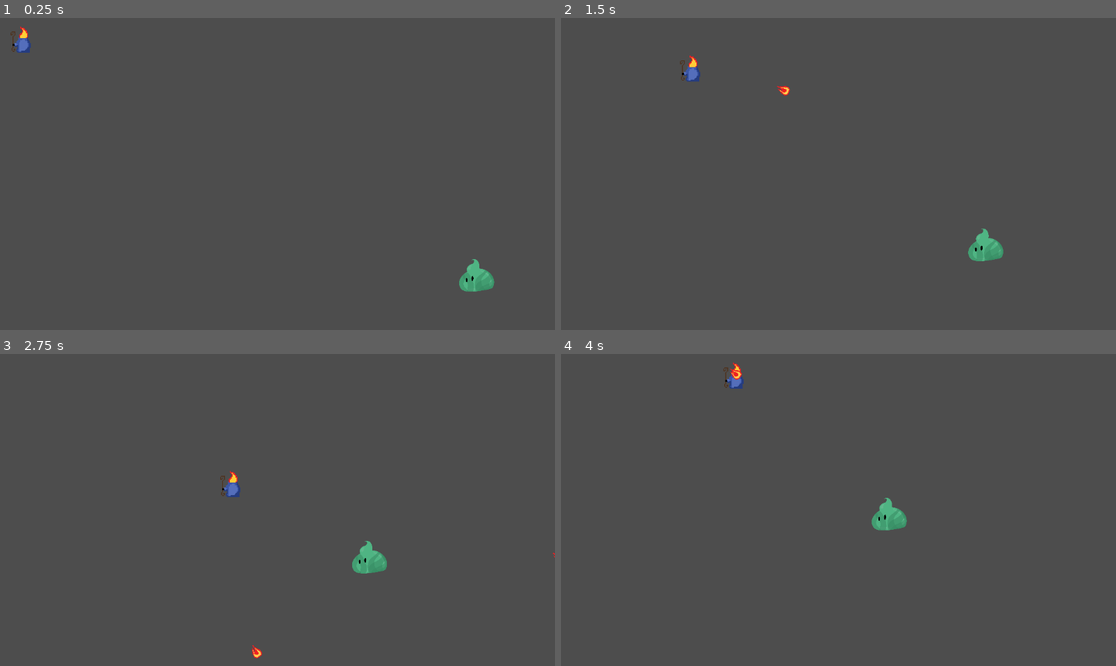
Above: before the commit, frames 1-4 (two rows, left to right).
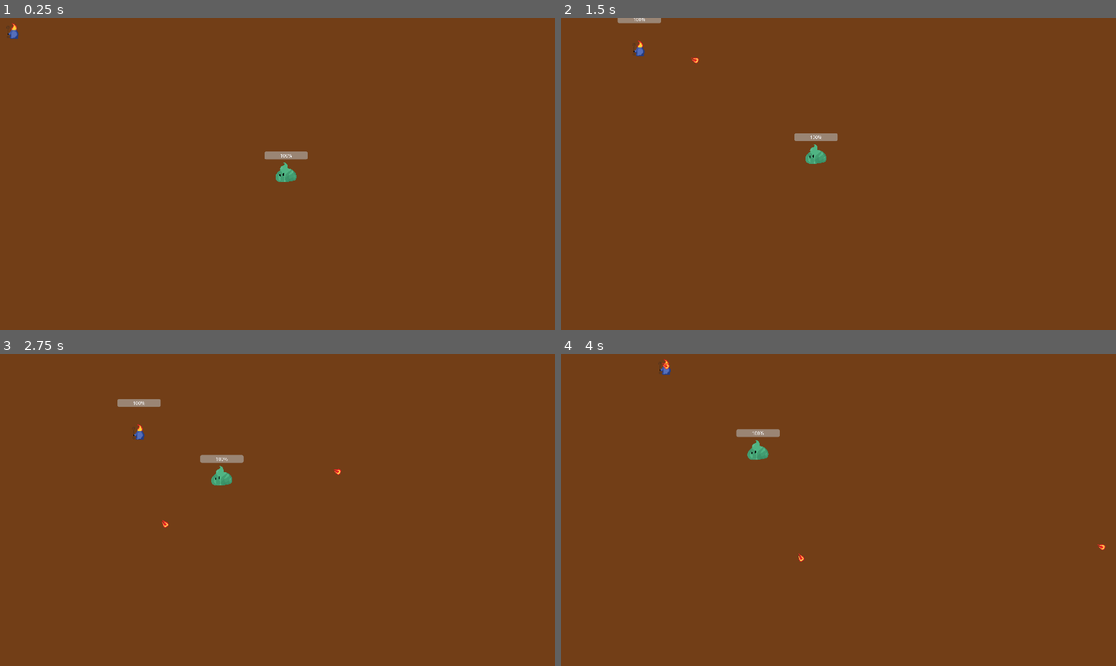
Above: after the commit, the same moments.

Repository: nikiTomov01/wizardGodot
Game: Godot game, scene res://scenes/main.tscn
The game is run twice, just before and just after one commit, with the same random seed, the same clock (stepped at 60 frames per second) and the same inputs.
Inputs (mouse positions are in pixels of both pictures, inside the frame that each line leads up to):
- Up to frame 1 (0.25 s): no input
- Up to frame 2 (1.5 s): move the mouse to (960, 158) at 0.52 s; hold D (move_right) 0.53-1.28 s; move the mouse to (727, 189) at 1.27 s; hold S (move_down) from 1.28 s (still down)
- Up to frame 3 (2.75 s): move the mouse to (333, 441) at 2.02 s; release S (move_down) at 2.03 s; hold D (move_right) from 2.03 s (still down)
- Up to frame 4 (4 s): move the mouse to (810, 572) at 2.77 s; release D (move_right) at 2.78 s; hold W (move_up) 2.78-3.53 s; move the mouse to (1005, 556) at 3.52 s; hold A (move_left) from 3.53 s (still down)

The runs differ from the first frame. In frame 1, 100% of the frame differs, in the area x 0-100%, y 0-100%; in frame 2, 100%; in frame 3, 100%; in frame 4, 100%.

Commit message:
Added progress bars which can be used for different stats -> hp, mana, exp, etc.. updated project settings

Diff:
--- a/bullet.gd
+++ b/bullet.gd
@@ -10,6 +10,6 @@
 
 
 func _on_body_entered(body: Node2D):
-	if body.has_method("take_damage"):
-		body.take_damage(dmg)
+	if body.has_method("updateStatus"):
+		body.updateStatus(dmg)
 		queue_free()
--- a/project.godot
+++ b/project.godot
@@ -14,6 +14,11 @@
 run/main_scene="uid://ct0bkr71eavwq"
 config/features=PackedStringArray("4.6", "Forward Plus")
 config/icon="res://icon.svg"
+
+[display]
+
+window/size/viewport_width=1920
+window/size/viewport_height=1080
 
 [input]
 
@@ -46,3 +51,4 @@
 
 textures/canvas_textures/default_texture_filter=0
 rendering_device/driver.windows="d3d12"
+environment/defaults/default_clear_color=Color(0.44601262, 0.2422907, 0.09132848, 1)
--- a/scenes/enemy.tscn
+++ b/scenes/enemy.tscn
@@ -2,6 +2,8 @@
 
 [ext_resource type="Texture2D" uid="uid://cwo0t6bbyw8kl" path="res://assets/enemies/normalSlime.png" id="1_7p1mj"]
 [ext_resource type="Script" uid="uid://5syov7xfcr5t" path="res://scripts/enemy.gd" id="1_md0e3"]
+[ext_resource type="PackedScene" uid="uid://ju04dggoxc0i" path="res://scenes/status_bar.tscn" id="3_4ra3w"]
+[ext_resource type="Script" uid="uid://bv77phms0tduu" path="res://scripts/healthComponent.gd" id="4_5uy6h"]
 
 [sub_resource type="CapsuleShape2D" id="CapsuleShape2D_7p1mj"]
 radius = 25.174553
@@ -26,3 +28,12 @@
 position = Vector2(8, 15.000001)
 rotation = -4.8122888
 shape = SubResource("CapsuleShape2D_7p1mj")
+
+[node name="healhBar" parent="." unique_id=1836681470 instance=ExtResource("3_4ra3w")]
+offset_left = -67.0
+offset_top = -64.0
+offset_right = -27.0
+offset_bottom = -24.0
+script = ExtResource("4_5uy6h")
+
+[connection signal="health_changed" from="healhBar" to="." method="_on_status_bar_health_changed"]
--- /dev/null
+++ b/scenes/health_component.tscn
@@ -0,0 +1,6 @@
+[gd_scene format=3 uid="uid://c1j4myec426ua"]
+
+[ext_resource type="Script" uid="uid://56ioliegpul7" path="res://scripts/health_component.gd" id="1_a1tyf"]
+
+[node name="HealthComponent" type="Node2D" unique_id=1057061210]
+script = ExtResource("1_a1tyf")
--- a/scenes/main.tscn
+++ b/scenes/main.tscn
@@ -1,9 +1,11 @@
 [gd_scene format=3 uid="uid://ct0bkr71eavwq"]
 
 [ext_resource type="PackedScene" uid="uid://b3t0hubmqe4qa" path="res://scenes/wizard.tscn" id="1_o5qli"]
+[ext_resource type="Script" uid="uid://b7cfil262ytvv" path="res://scripts/main.gd" id="1_sugp2"]
 [ext_resource type="PackedScene" uid="uid://cqs3ff3bw6d3r" path="res://scenes/enemy.tscn" id="2_0wfyh"]
 
 [node name="Main" type="Node2D" unique_id=1921250028]
+script = ExtResource("1_sugp2")
 
 [node name="wizard" parent="." unique_id=1922488905 instance=ExtResource("1_o5qli")]
 position = Vector2(46, 40)
--- /dev/null
+++ b/scenes/status_bar.tscn
@@ -0,0 +1,14 @@
+[gd_scene format=3 uid="uid://ju04dggoxc0i"]
+
+[node name="Status_Bar" type="Control" unique_id=1836681470]
+layout_mode = 3
+anchors_preset = 0
+offset_right = 40.0
+offset_bottom = 40.0
+
+[node name="ProgressBar" type="ProgressBar" parent="." unique_id=2146966305]
+layout_mode = 0
+offset_left = 1.0
+offset_top = -1.0
+offset_right = 151.0
+offset_bottom = 26.0
--- a/scenes/wizard.tscn
+++ b/scenes/wizard.tscn
@@ -2,6 +2,8 @@
 
 [ext_resource type="Script" uid="uid://dkny3783sdp5" path="res://scripts/wizard.gd" id="1_leome"]
 [ext_resource type="Texture2D" uid="uid://gi3l51jmmdme" path="res://assets/mainCharacter/pixelFlameChar.png" id="2_j4iv4"]
+[ext_resource type="PackedScene" uid="uid://ju04dggoxc0i" path="res://scenes/status_bar.tscn" id="3_j4iv4"]
+[ext_resource type="Script" uid="uid://bv77phms0tduu" path="res://scripts/healthComponent.gd" id="4_nmnu7"]
 
 [sub_resource type="CapsuleShape2D" id="CapsuleShape2D_4vejd"]
 radius = 19.0
@@ -24,4 +26,11 @@
 
 [node name="Muzzle" type="Marker2D" parent="." unique_id=1269880250]
 
+[node name="HealthBar" parent="." unique_id=1976270570 instance=ExtResource("3_j4iv4")]
+offset_left = -76.0
+offset_top = -108.0
+offset_right = -36.0
+offset_bottom = -68.0
+script = ExtResource("4_nmnu7")
+
 [connection signal="timeout" from="Timer" to="." method="_on_timer_timeout"]
--- a/scripts/enemy.gd
+++ b/scripts/enemy.gd
@@ -3,6 +3,7 @@
 
 @export var move_speed := 100.0
 @export var health := 3
+@onready var hpBar = $healhBar
 
 var wizard: Node2D
 
@@ -18,8 +19,11 @@
 	velocity = direction * move_speed
 	move_and_slide()
 
-func take_damage(damage: int):
-	health -= damage
+#func take_damage(damage: int):
+	#health -= damage
+	#
+	#if health <= 0:
+		#queue_free()
 
-	if health <= 0:
-		queue_free()
+func updateStatus(dmg: int):
+	hpBar.take_damage(dmg)
--- /dev/null
+++ b/scripts/healthComponent.gd
@@ -0,0 +1,23 @@
+extends Control
+
+signal health_changed(curr_hp, max_hp)
+signal died
+
+@onready var bar = $ProgressBar
+
+@export var max_hp := 3
+var curr_hp = max_hp
+
+func _ready():
+	bar.max_value = max_hp
+	bar.value = max_hp
+
+func take_damage(amount: int):
+	curr_hp -= amount
+	bar.value = curr_hp
+
+	health_changed.emit(curr_hp, max_hp)
+
+	if curr_hp <= 0:
+		died.emit()
+		get_parent().queue_free()
--- /dev/null
+++ b/scripts/main.gd
@@ -0,0 +1,5 @@
+extends Node2D
+
+func _input(event: InputEvent):
+	if event.is_action_pressed("ui_cancel"):
+		get_tree().quit()
--- a/scripts/wizard.gd
+++ b/scripts/wizard.gd
@@ -1,6 +1,8 @@
 extends CharacterBody2D
 
-@export var health := 100.0
+@export var max_health := 5
+var current_heatlh := max_health
+
 @export var speed := 300.0
 @export var attack_speed := 1.0
 @export var bullet_count := 1
Not shown, added: scripts/healthComponent.gd.uid
Not shown, added: scripts/main.gd.uid
